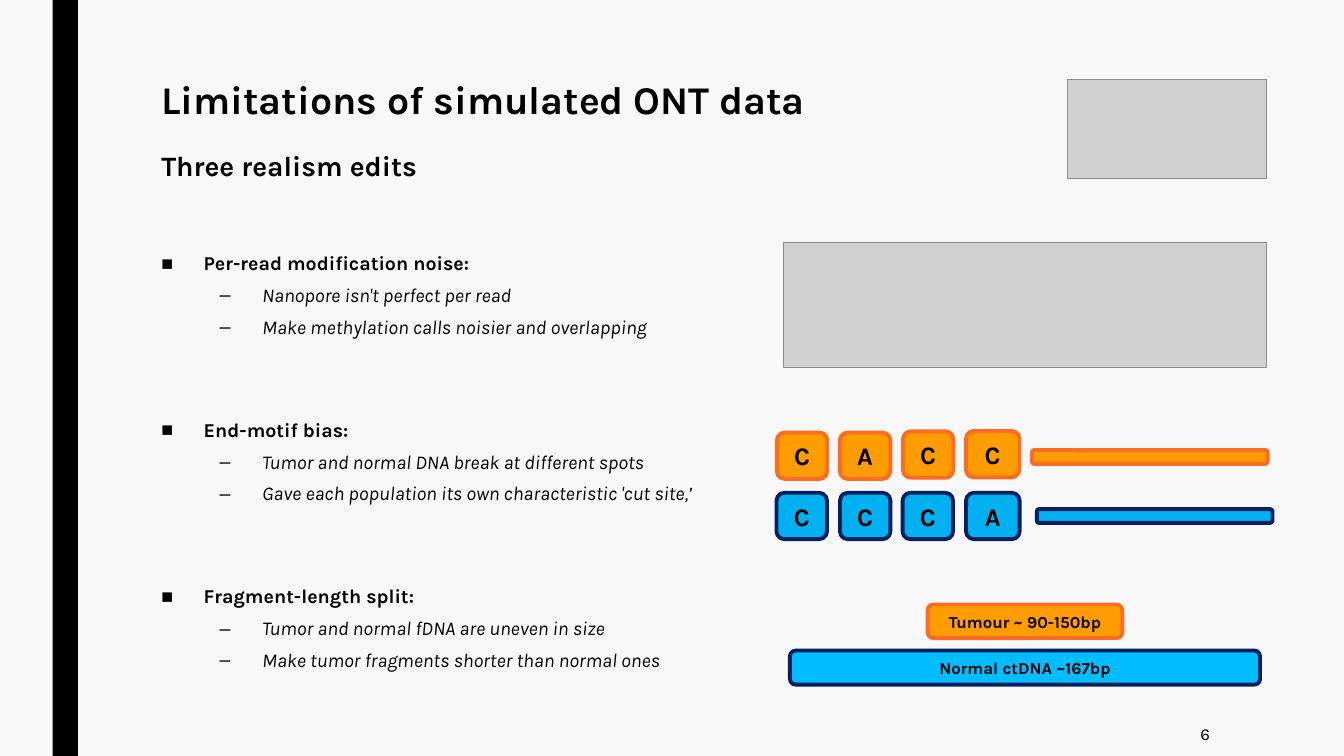
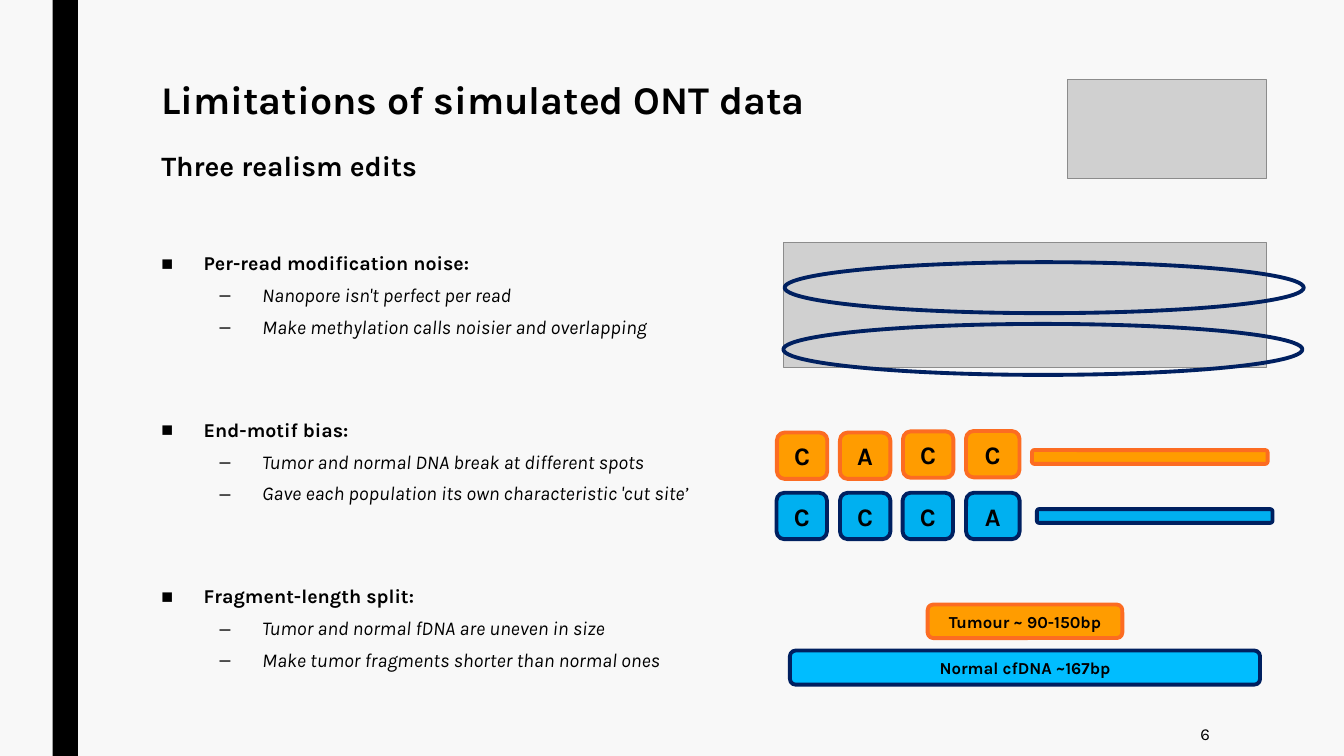
Before and after one commit to jurtasun/presentations, a slide deck: slide 12 of 202609_vhio_symposium/202609_vhio_technical.ppt. Drawn at 1344x756 pixels with LibreOffice and Linux fonts; fonts in the diff are those of the drawing; grey boxes stand for pictures. Boxes give left, top, right and bottom in pixels: in the first picture for what was removed or moved away, otherwise in the second. Text is boxed around its words. In the diff, an @@ line names an element or a change of style, - is before the commit and + after.

```diff
--- a/202609_vhio_symposium/202609_vhio_technical.ppt
+++ b/202609_vhio_symposium/202609_vhio_technical.ppt
@@ ellipse added at <box>785,262,1305,314</box>, outline #002060 2.75 pt @@
@@ ellipse added at <box>783,324,1303,375</box>, outline #002060 2.75 pt @@
@@ text at <box>262,486,688,505</box>: text changed @@
-  – Gave each population its own characteristic 'cut site,’
+  – Gave each population its own characteristic 'cut site’
@@ text in rounded rectangle at <box>940,662,1110,678</box>: text changed @@
-Normal ctDNA ~167bp
+Normal cfDNA ~167bp
```
Also in this commit, not shown: 11 other slides changed, 6 slides added, 2 slides removed, 11 other files.
